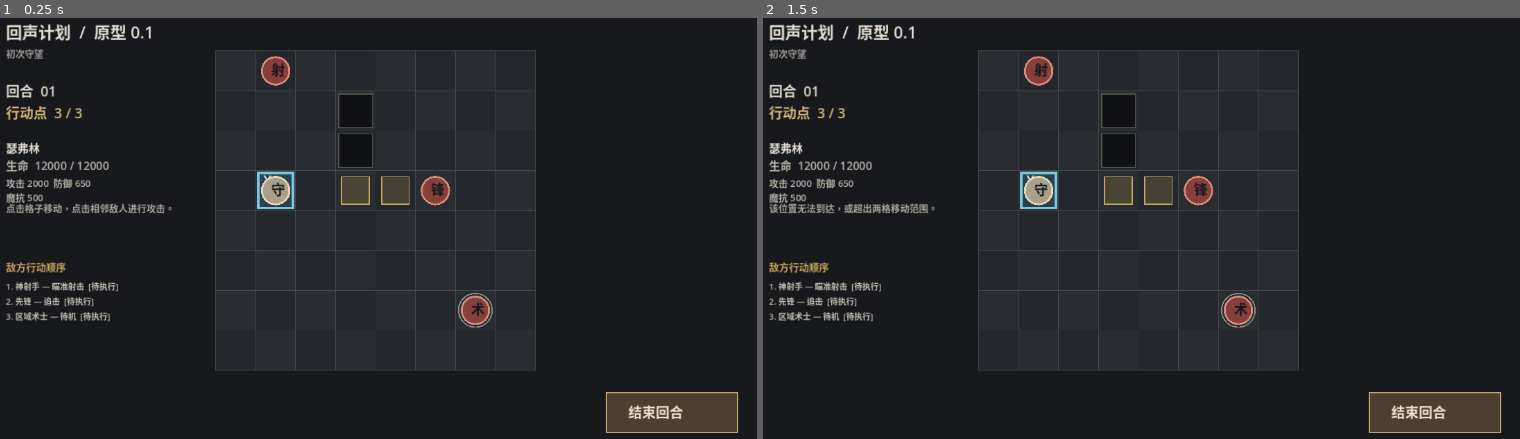
Above: before the commit, frames 1-2 (left to right).
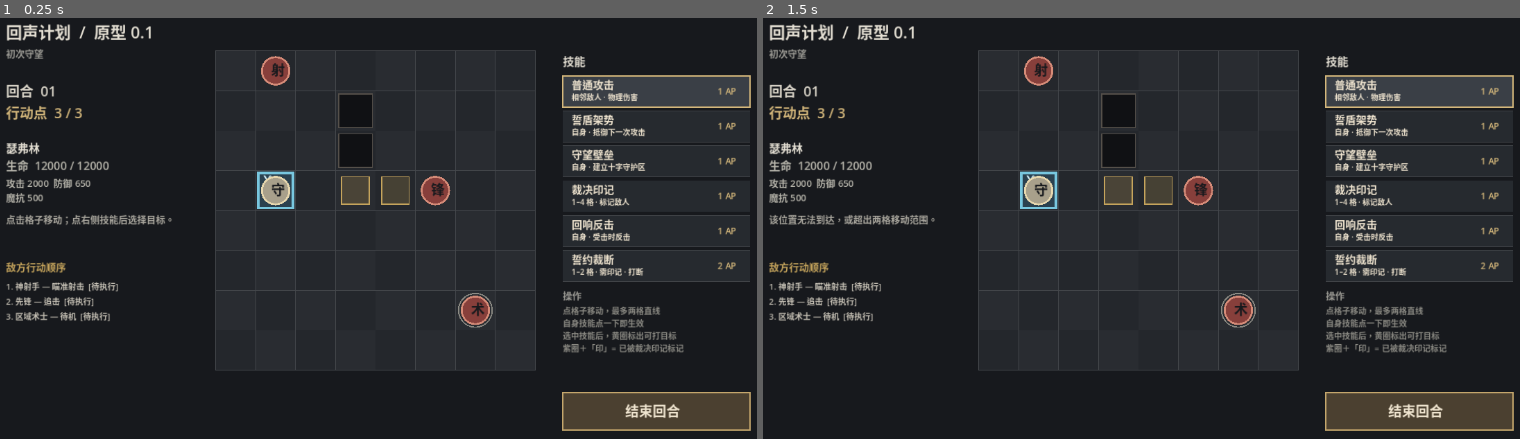
Above: after the commit, the same moments.

Repository: CWEAKLIGHT/echo-Brain
Game: Godot game, scene res://scenes/main/main.tscn
The game is run twice, just before and just after one commit, with the same random seed, the same clock (stepped at 60 frames per second) and the same inputs.
Inputs (mouse positions are in pixels of both pictures, inside the frame that each line leads up to):
- Up to frame 1 (0.25 s): no input
- Up to frame 2 (1.5 s): tap Enter at 0.5 s; move the mouse to (1315, 207) at 0.52 s; click (1315, 207) at 0.67 s; tap Space at 1.25 s; move the mouse to (974, 253) at 1.27 s; click (974, 253) at 1.42 s

The runs differ from the first frame. In frame 1, 6.4% of the frame differs, in the area x 0-100%, y 9-99%; in frame 2, 6.4%.

Commit message:
feat: expose the Oathkeeper skill kit through a battle skill bar
The controller and OathkeeperSkillCatalog already defined five skills, but the
battle view only ever called request_player_attack(). None of the skills were
reachable from the UI, so the whole status/area-effect layer was dead code in
play.

Add a six-slot skill bar on the right edge:

  attack            adjacent enemy, 1 AP
  oathguard_stance  self, 1 AP
  watchwall         self, 1 AP
  judgment_mark     1-4 cells, 1 AP
  echo_counter      self, 1 AP
  oath_severance    1-2 cells, needs a mark, 2 AP

Self-target skills resolve on press; actor-target skills select and wait for a
target. The bar dims slots the player cannot afford.

Readability work that came with it:

- Outline every enemy the selected skill can legally reach, skipping unmarked
  targets for oath_severance.
- Ring the caster when oathguard or echo_counter is active, and ring plus label
  enemies carrying a judgment mark.
- Wrap the status line instead of clipping it, and move it clear of the
  resistance row that the stat block added.

Verified with Godot 4.7.2: the six harnesses still report 306 assertions and
0 failures, and a scripted tap-through of all five skills resolves correctly
against the controller.

Diff:
--- a/scripts/ui/battle_view.gd
+++ b/scripts/ui/battle_view.gd
@@ -5,10 +5,27 @@
 const CELL_SIZE: float = 64.0
 const BOARD_ORIGIN := Vector2(384.0, 72.0)
 const BOARD_SIZE := 8
-const END_TURN_RECT := Rect2(1010.0, 620.0, 210.0, 64.0)
+const END_TURN_RECT := Rect2(940.0, 620.0, 300.0, 60.0)
+const SKILL_PANEL_X: float = 940.0
+const SKILL_PANEL_W: float = 300.0
+const SKILL_FIRST_Y: float = 112.0
+const SKILL_BTN_H: float = 50.0
+const SKILL_BTN_STEP: float = 56.0
+
+## Skill bar order mirrors OathkeeperSkillCatalog.create_prototype_skills().
+## "mode" decides whether the skill fires on press (self) or waits for a target.
+const SKILL_BAR := [
+	{"id": "attack", "name": "普通攻击", "hint": "相邻敌人 · 物理伤害", "cost": 1, "mode": "actor"},
+	{"id": "oathguard_stance", "name": "誓盾架势", "hint": "自身 · 抵御下一次攻击", "cost": 1, "mode": "self"},
+	{"id": "watchwall", "name": "守望壁垒", "hint": "自身 · 建立十字守护区", "cost": 1, "mode": "self"},
+	{"id": "judgment_mark", "name": "裁决印记", "hint": "1–4 格 · 标记敌人", "cost": 1, "mode": "actor"},
+	{"id": "echo_counter", "name": "回响反击", "hint": "自身 · 受击时反击", "cost": 1, "mode": "self"},
+	{"id": "oath_severance", "name": "誓约裁断", "hint": "1–2 格 · 需印记 · 打断", "cost": 2, "mode": "actor"},
+]
 
 var controller: BattleController
-var status_message: String = "点击格子移动，点击相邻敌人进行攻击。"
+var status_message: String = "点击格子移动；点右侧技能后选择目标。"
+var selected_skill: int = 0
 
 
 func _ready() -> void:
@@ -30,8 +47,10 @@
 	_draw_header()
 	_draw_board()
 	_draw_telegraphs()
+	_draw_target_hints()
 	_draw_actors()
 	_draw_hud()
+	_draw_skill_panel()
 
 
 func _draw_header() -> void:
@@ -65,6 +84,20 @@
 		draw_arc(center, 22.0, 0.0, TAU, 48, outline, 3.0)
 		var glyph := "守" if actor.team == "player" else ("射" if actor.archetype == "marksman" else ("术" if actor.archetype == "area_controller" else "锋"))
 		draw_string(ThemeDB.fallback_font, center + Vector2(-7.0, 7.0), glyph, HORIZONTAL_ALIGNMENT_LEFT, -1, 22, Color("#17191d"))
+		_draw_actor_badges(actor_id, actor, center)
+
+
+## Status markers: player stances ring the caster, judgment marks ring the enemy.
+func _draw_actor_badges(actor_id: String, actor, center: Vector2) -> void:
+	if actor.team == "player":
+		if controller.statuses.has_status(actor_id, &"oathguard"):
+			draw_arc(center, 27.0, 0.0, TAU, 48, Color("#7fb8d8"), 3.0)
+		if controller.statuses.has_status(actor_id, &"echo_counter"):
+			draw_arc(center, 31.0, 0.0, TAU, 48, Color("#e0b25c"), 2.0)
+		return
+	if controller.statuses.has_status(actor_id, &"judgment_mark"):
+		draw_arc(center, 27.0, 0.0, TAU, 48, Color("#c98be0"), 3.0)
+		draw_string(ThemeDB.fallback_font, center + Vector2(-7.0, -28.0), "印", HORIZONTAL_ALIGNMENT_LEFT, -1, 14, Color("#e6c9f2"))
 
 
 func _draw_telegraphs() -> void:
@@ -103,6 +136,37 @@
 				draw_arc(wait_center, 27.0, 0.0, TAU, 48, Color("#8c8b84"), 2.0)
 
 
+## Highlights the enemies the selected skill could legally hit right now.
+func _draw_target_hints() -> void:
+	if controller.phase != ControllerScript.BattlePhase.PLAYER:
+		return
+	if selected_skill < 0 or selected_skill >= SKILL_BAR.size():
+		return
+	var skill: Dictionary = SKILL_BAR[selected_skill]
+	if skill["mode"] != "actor":
+		return
+	var player = controller.get_actor("sevrin")
+	if player == null:
+		return
+	var range_min: int = 1
+	var range_max: int = 1
+	match skill["id"]:
+		"judgment_mark":
+			range_max = 4
+		"oath_severance":
+			range_max = 2
+	for actor_id in controller.actors:
+		var actor = controller.actors[actor_id]
+		if actor.team != "enemy" or not actor.is_alive():
+			continue
+		var distance: int = absi(actor.cell.x - player.cell.x) + absi(actor.cell.y - player.cell.y)
+		if distance < range_min or distance > range_max:
+			continue
+		if skill["id"] == "oath_severance" and not controller.statuses.has_status(actor_id, &"judgment_mark"):
+			continue
+		draw_arc(_cell_center(actor.cell), 31.0, 0.0, TAU, 48, Color(0.95, 0.85, 0.55, 0.55), 2.0)
+
+
 func _draw_hud() -> void:
 	var font = ThemeDB.fallback_font
 	draw_string(font, Vector2(48, 145), "回合  %02d" % controller.turn_number, HORIZONTAL_ALIGNMENT_LEFT, -1, 22, Color("#d9d4c8"))
@@ -113,7 +177,7 @@
 		draw_string(font, Vector2(48, 263), "生命  %d / %d" % [sevrin.health, sevrin.max_health], HORIZONTAL_ALIGNMENT_LEFT, -1, 18, Color("#b9b7ad"))
 		draw_string(font, Vector2(48, 290), "攻击 %d  防御 %d" % [sevrin.attack, sevrin.defense], HORIZONTAL_ALIGNMENT_LEFT, -1, 15, Color("#b9b7ad"))
 		draw_string(font, Vector2(48, 313), "魔抗 %d" % sevrin.magic_resistance, HORIZONTAL_ALIGNMENT_LEFT, -1, 15, Color("#b9b7ad"))
-	draw_string(font, Vector2(48, 330), status_message, HORIZONTAL_ALIGNMENT_LEFT, 360, 15, Color("#aaa79e"))
+	_draw_wrapped(font, status_message, Vector2(48, 348), 320.0, 15, Color("#aaa79e"), 2)
 	draw_string(font, Vector2(48, 425), "敌方行动顺序", HORIZONTAL_ALIGNMENT_LEFT, -1, 16, Color("#c5a45c"))
 	var order_y := 455.0
 	for index in range(controller.intents.size()):
@@ -122,12 +186,71 @@
 		var state_label: String = "  [待执行]" if intent.state == IntentScript.IntentState.ACTIVE else ("  [已执行]" if intent.state == IntentScript.IntentState.RESOLVED else "  [已取消]")
 		draw_string(font, Vector2(48, order_y), "%d. %s — %s%s" % [index + 1, _actor_name(intent.source_actor_id), action_label, state_label], HORIZONTAL_ALIGNMENT_LEFT, 315, 13, Color("#c7c2b6"))
 		order_y += 24.0
-	draw_rect(END_TURN_RECT, Color("#4b4030"), true)
-	draw_rect(END_TURN_RECT, Color("#c4a66c"), false, 2.0)
-	draw_string(font, END_TURN_RECT.position + Vector2(35.0, 40.0), "结束回合", HORIZONTAL_ALIGNMENT_LEFT, -1, 22, Color("#f0e5d0"))
 	if controller.phase == ControllerScript.BattlePhase.FINISHED:
 		draw_rect(Rect2(330.0, 300.0, 620.0, 110.0), Color(0.06, 0.07, 0.08, 0.94), true)
 		draw_string(font, Vector2(510.0, 365.0), "战斗结束：" + ("胜利" if controller.battle_result == "victory" else "失败"), HORIZONTAL_ALIGNMENT_LEFT, -1, 34, Color("#e4d2aa"))
+
+
+func _draw_skill_panel() -> void:
+	var font = ThemeDB.fallback_font
+	draw_string(font, Vector2(SKILL_PANEL_X, 96), "技能", HORIZONTAL_ALIGNMENT_LEFT, -1, 18, Color("#e4dfd3"))
+
+	for index in range(SKILL_BAR.size()):
+		var skill: Dictionary = SKILL_BAR[index]
+		var rect := _skill_rect(index)
+		var affordable: bool = controller.ap != null and controller.ap.can_spend(int(skill["cost"]))
+		var is_selected: bool = (index == selected_skill and skill["mode"] == "actor")
+		var bg := Color("#3a3f46") if is_selected else Color("#262a2f")
+		var border := Color("#d4b77b") if is_selected else Color("#45484c")
+		if not affordable:
+			bg = Color("#1e2124")
+			border = Color("#33363a")
+		draw_rect(rect, bg, true)
+		draw_rect(rect, border, false, 2.0 if is_selected else 1.0)
+		var text_color := Color("#f0e5d0") if affordable else Color("#6b6a66")
+		draw_string(font, rect.position + Vector2(14.0, 21.0), str(skill["name"]), HORIZONTAL_ALIGNMENT_LEFT, -1, 17, text_color)
+		draw_string(font, rect.position + Vector2(14.0, 39.0), str(skill["hint"]), HORIZONTAL_ALIGNMENT_LEFT, -1, 12, text_color)
+		var cost_label := "%d AP" % int(skill["cost"])
+		draw_string(font, rect.position + Vector2(rect.size.x - 52.0, 30.0), cost_label, HORIZONTAL_ALIGNMENT_LEFT, -1, 14, Color("#d4b77b") if affordable else Color("#6b6a66"))
+
+	var end_color := Color("#4b4030") if controller.phase == ControllerScript.BattlePhase.PLAYER else Color("#2a2d31")
+	draw_rect(END_TURN_RECT, end_color, true)
+	draw_rect(END_TURN_RECT, Color("#c4a66c"), false, 2.0)
+	draw_string(font, END_TURN_RECT.position + Vector2(100.0, 38.0), "结束回合", HORIZONTAL_ALIGNMENT_LEFT, -1, 22, Color("#f0e5d0"))
+
+	var hint_y := 470.0
+	draw_string(font, Vector2(SKILL_PANEL_X, hint_y), "操作", HORIZONTAL_ALIGNMENT_LEFT, -1, 15, Color("#9b9a94"))
+	draw_string(font, Vector2(SKILL_PANEL_X, hint_y + 24.0), "点格子移动，最多两格直线", HORIZONTAL_ALIGNMENT_LEFT, -1, 13, Color("#8c8b84"))
+	draw_string(font, Vector2(SKILL_PANEL_X, hint_y + 44.0), "自身技能点一下即生效", HORIZONTAL_ALIGNMENT_LEFT, -1, 13, Color("#8c8b84"))
+	draw_string(font, Vector2(SKILL_PANEL_X, hint_y + 64.0), "选中技能后，黄圈标出可打目标", HORIZONTAL_ALIGNMENT_LEFT, -1, 13, Color("#8c8b84"))
+	draw_string(font, Vector2(SKILL_PANEL_X, hint_y + 84.0), "紫圈＋「印」= 已被裁决印记标记", HORIZONTAL_ALIGNMENT_LEFT, -1, 13, Color("#8c8b84"))
+
+
+func _skill_rect(index: int) -> Rect2:
+	return Rect2(SKILL_PANEL_X, SKILL_FIRST_Y + float(index) * SKILL_BTN_STEP, SKILL_PANEL_W, SKILL_BTN_H)
+
+
+## Character-level wrapping so CJK status text breaks cleanly instead of clipping.
+func _draw_wrapped(font: Font, text: String, pos: Vector2, max_width: float, size: int, color: Color, max_lines: int) -> void:
+	var lines: Array[String] = []
+	var current := ""
+	for i in range(text.length()):
+		var ch := text.substr(i, 1)
+		var trial := current + ch
+		if current != "" and font.get_string_size(trial, HORIZONTAL_ALIGNMENT_LEFT, -1, size).x > max_width:
+			lines.append(current)
+			current = ch
+		else:
+			current = trial
+	if current != "":
+		lines.append(current)
+	var y := pos.y
+	for i in range(mini(lines.size(), max_lines)):
+		var line_text: String = lines[i]
+		if i == max_lines - 1 and lines.size() > max_lines:
+			line_text += "…"
+		draw_string(font, Vector2(pos.x, y), line_text, HORIZONTAL_ALIGNMENT_LEFT, -1, size, color)
+		y += float(size) + 6.0
 
 
 func _cell_rect(cell: Vector2i) -> Rect2:
@@ -148,8 +271,15 @@
 func _handle_tap(position: Vector2) -> void:
 	if controller.phase != ControllerScript.BattlePhase.PLAYER:
 		return
+
+	for index in range(SKILL_BAR.size()):
+		if _skill_rect(index).has_point(position):
+			_on_skill_pressed(index)
+			return
+
 	if END_TURN_RECT.has_point(position):
 		controller.end_player_turn()
+		status_message = "敌方已行动，新回合开始。"
 		queue_redraw()
 		return
 
@@ -161,11 +291,7 @@
 	for actor_id in controller.actors:
 		var actor = controller.actors[actor_id]
 		if actor.team == "enemy" and actor.is_alive() and actor.cell == cell:
-			if controller.request_player_attack(actor_id):
-				status_message = "攻击已完成。"
-			else:
-				status_message = "目标必须与角色相邻，且需要 1 点行动点。"
-			queue_redraw()
+			_use_skill_on(actor_id)
 			return
 
 	var path := _path_to_cell(controller.get_actor("sevrin").cell, cell)
@@ -175,6 +301,62 @@
 		status_message = "移动完成，消耗 1 点行动点。"
 	else:
 		status_message = "无法移动，请检查行动点和路径。"
+	queue_redraw()
+
+
+func _on_skill_pressed(index: int) -> void:
+	var skill: Dictionary = SKILL_BAR[index]
+	if skill["mode"] == "self":
+		var cast_ok := false
+		match skill["id"]:
+			"oathguard_stance":
+				cast_ok = controller.request_oathguard_stance()
+			"watchwall":
+				cast_ok = controller.request_watchwall()
+			"echo_counter":
+				cast_ok = controller.request_echo_counter()
+		if cast_ok:
+			status_message = "「%s」已生效。" % str(skill["name"])
+		else:
+			status_message = "无法施放「%s」：行动点不足，或该状态已存在。" % str(skill["name"])
+		queue_redraw()
+		return
+	selected_skill = index
+	status_message = "已选择「%s」，点击目标敌人施放。" % str(skill["name"])
+	queue_redraw()
+
+
+func _use_skill_on(actor_id: String) -> void:
+	var skill: Dictionary = SKILL_BAR[selected_skill]
+	var cast_ok := false
+	match skill["id"]:
+		"attack":
+			cast_ok = controller.request_player_attack(actor_id)
+		"judgment_mark":
+			cast_ok = controller.request_judgment_mark(actor_id)
+		"oath_severance":
+			cast_ok = controller.request_oath_severance(actor_id)
+		_:
+			status_message = "该技能需要点击自身，不需要选择目标。"
+			queue_redraw()
+			return
+
+	if cast_ok:
+		match skill["id"]:
+			"attack":
+				status_message = "普通攻击命中。"
+			"judgment_mark":
+				status_message = "裁决印记已施加，目标被标记。"
+			"oath_severance":
+				status_message = "誓约裁断命中，目标意图已被打断。"
+	else:
+		match skill["id"]:
+			"attack":
+				status_message = "攻击失败：目标需正交相邻，且需要 1 点行动点。"
+			"judgment_mark":
+				status_message = "裁决印记失败：目标需在 1–4 格内且视线无遮挡。"
+			"oath_severance":
+				status_message = "誓约裁断失败：目标需带裁决印记，且距离 1–2 格。"
 	queue_redraw()
 
 
